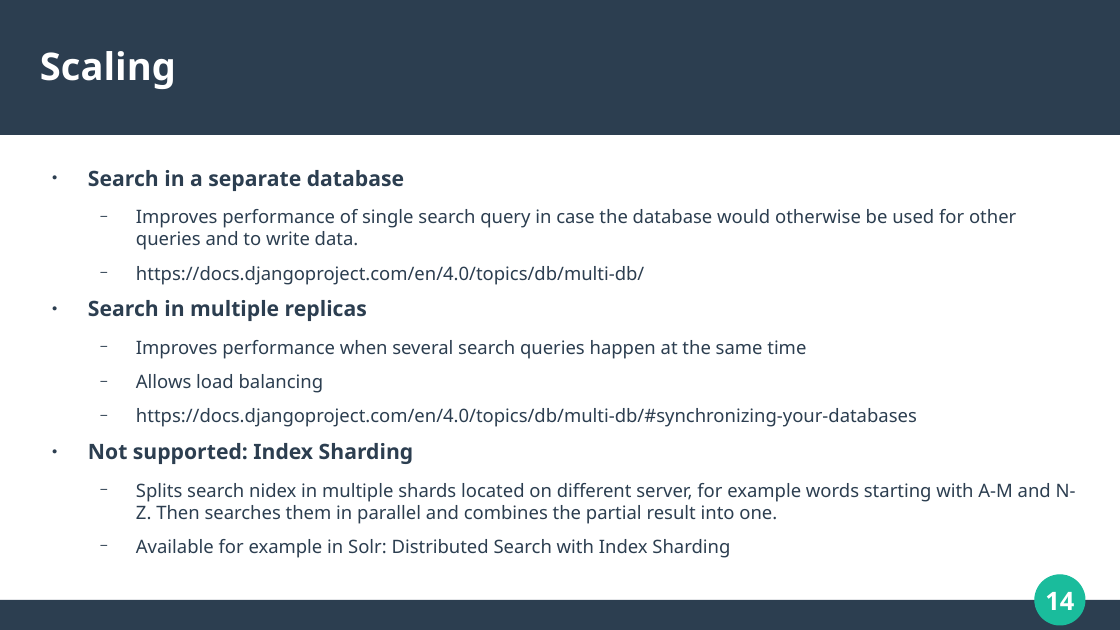
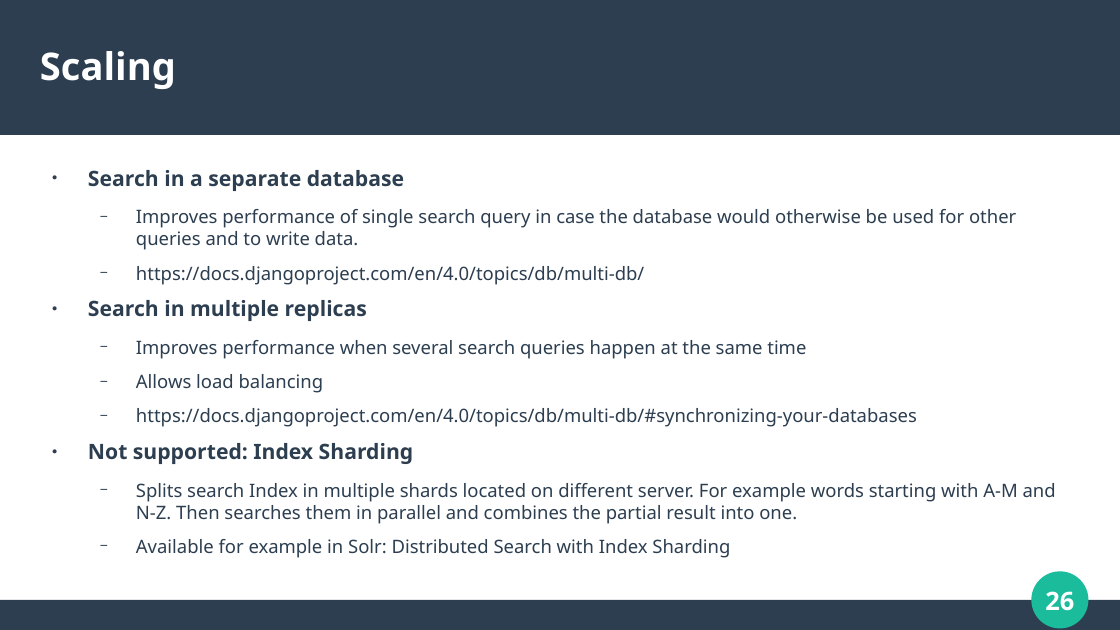
Before and after one commit to roskakori/django-search-example, a slide deck: slide 26 of Full text search with Django and PostgreSQL.odp (slide 14 before the commit). Drawn at 1120x630 pixels with LibreOffice and Linux fonts; fonts in the diff are those of the drawing. Boxes give left, top, right and bottom in pixels: in the first picture for what was removed or moved away, otherwise in the second. Text is boxed around its words. In the diff, an @@ line names an element or a change of style, - is before the commit and + after.

```diff
--- a/Full text search with Django and PostgreSQL.odp
+++ b/Full text search with Django and PostgreSQL.odp
@@ text at [136, 483, 1056, 524]: text changed @@
-  − Splits search nidex in multiple shards located on different server, for example words starting with A-M and N-Z. Then searches them in parallel and combines the partial result into one.
+  − Splits search Index in multiple shards located on different server. For example words starting with A-M and N-Z. Then searches them in parallel and combines the partial result into one.
@@ ellipse at [1036, 575, 1085, 625]: outline #1ABC9C 0.85 pt to #1ABC9C 5.05 pt @@
@@ page number at [1045, 591, 1074, 611]: text changed @@
-14
+26
```
Also in this commit, not shown: 15 other slides changed, 12 slides added.
